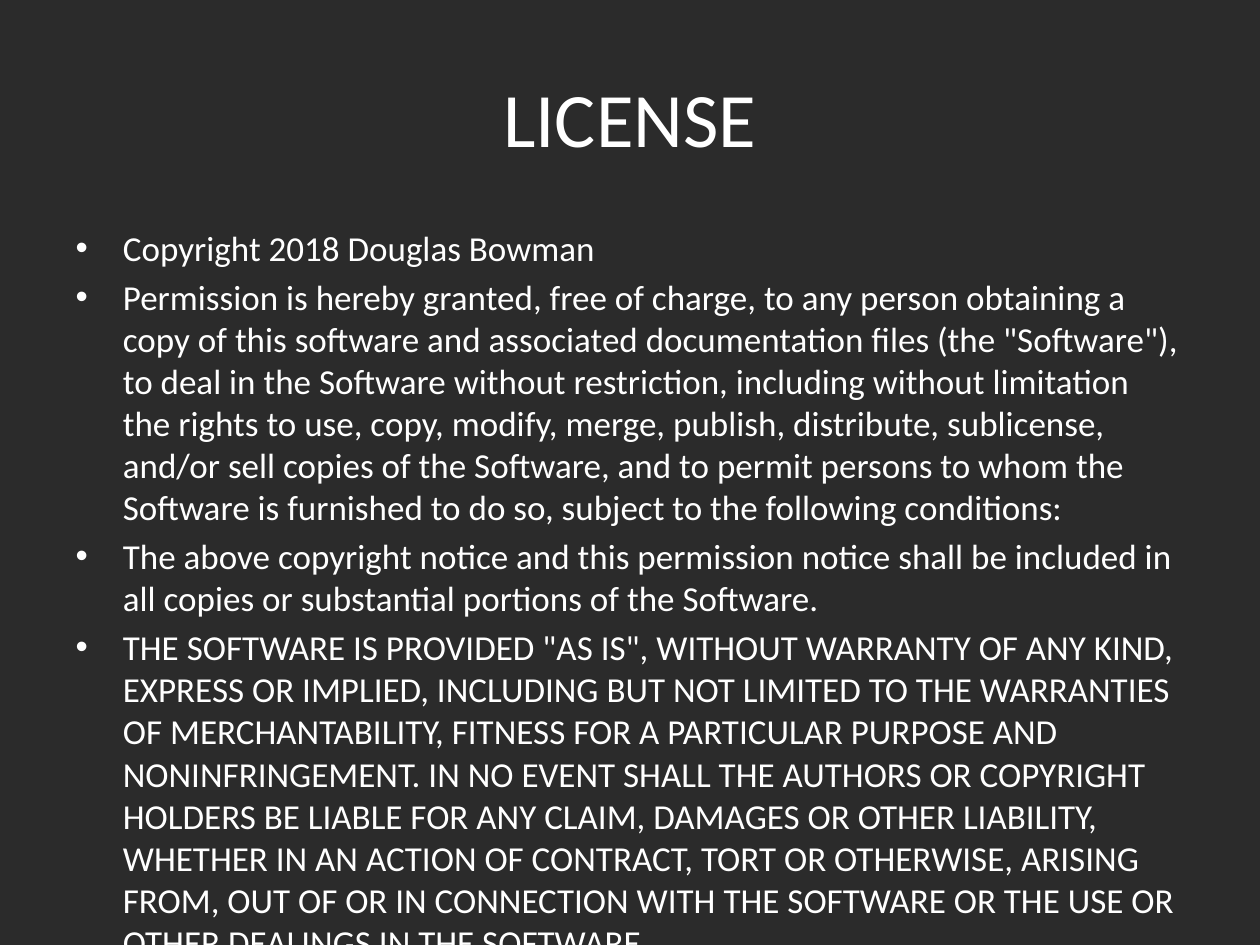
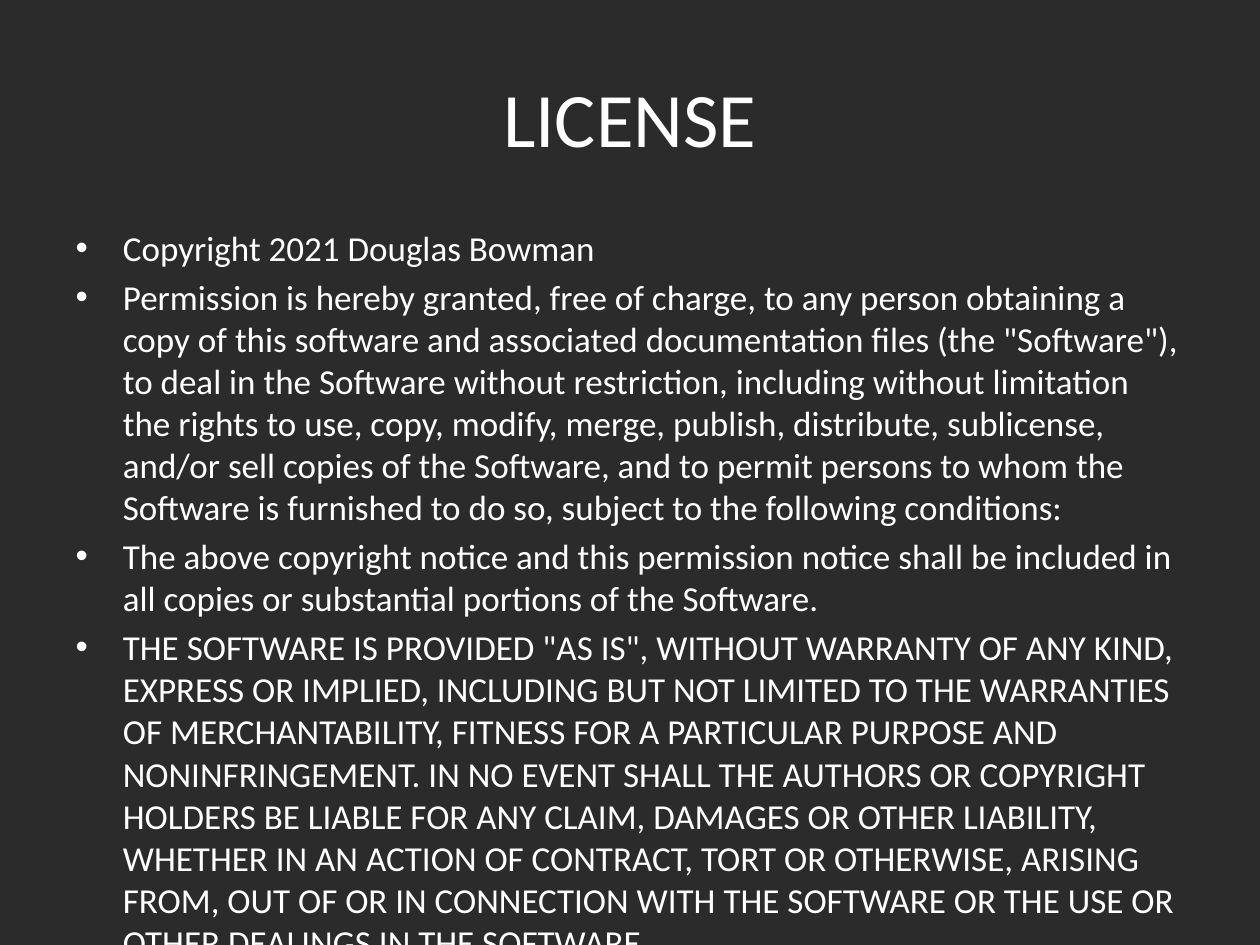
Before and after one commit to dbowmans46/PracticalProgramming, a slide deck: slide 46 of Session 7 - Python/Instructional Material/Session 7 - Python Brief Intro to Machine Learning with Scikit Learn.pptx (slide 40 before the commit). Drawn at 1260x945 pixels with LibreOffice and Linux fonts; fonts in the diff are those of the drawing; background and template pictures are left out; a plain dark background stands for a picture behind light text. Boxes give left, top, right and bottom in pixels: in the first picture for what was removed or moved away, otherwise in the second. Text is boxed around its words. In the diff, an @@ line names an element or a change of style, - is before the commit and + after.

Commit message:
Fixed typos, updated style, added underfitting and overfitting concepts.

```diff
--- a/Session 7 - Python/Instructional Material/Session 7 - Python Brief Intro to Machine Learning with Scikit Learn.pptx
+++ b/Session 7 - Python/Instructional Material/Session 7 - Python Brief Intro to Machine Learning with Scikit Learn.pptx
@@ text at [123, 236, 595, 267]: text changed @@
-• Copyright 2018 Douglas Bowman
+• Copyright 2021 Douglas Bowman
```
Also in this commit, not shown: 16 other slides changed, 6 slides added.
